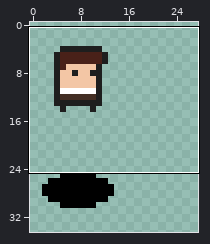
One commit to this sprite sheet: public/textures/atlas.png. The first picture is a wide view before the edit; the outline marks the close-up.
Close-up. First the earlier version:
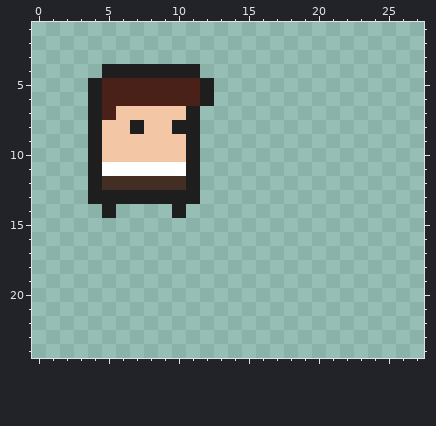
The file is 256x256 pixels. Shown: x 0..27, y 1..24. The wide view leaves out empty margins.
Once edited:
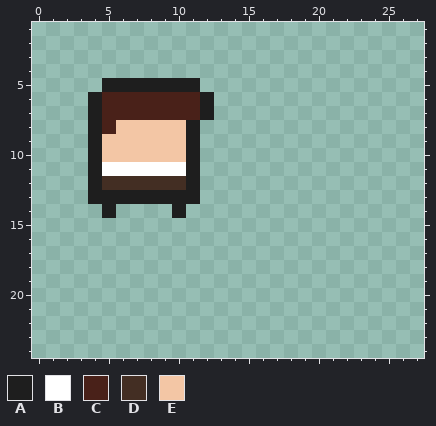
Palette (. is transparent): A #1e1e1e  B #ffffff  C #492119  D #432e23  E #f3c6a5
Change:
y 4: x 5..11 AAAAAAA -> .......
y 5: x 4..12 ACCCCCCCA -> .AAAAAAA.
y 7: x 6..12 EEEEEA. -> CCCCCCA
y 8: x 5 E -> C; x 7 A -> E; x 10 A -> E
Boxes around the changes in both close-ups, in picture pixels (x1, y1, x2, y2):
changed: (88, 64, 214, 134)
